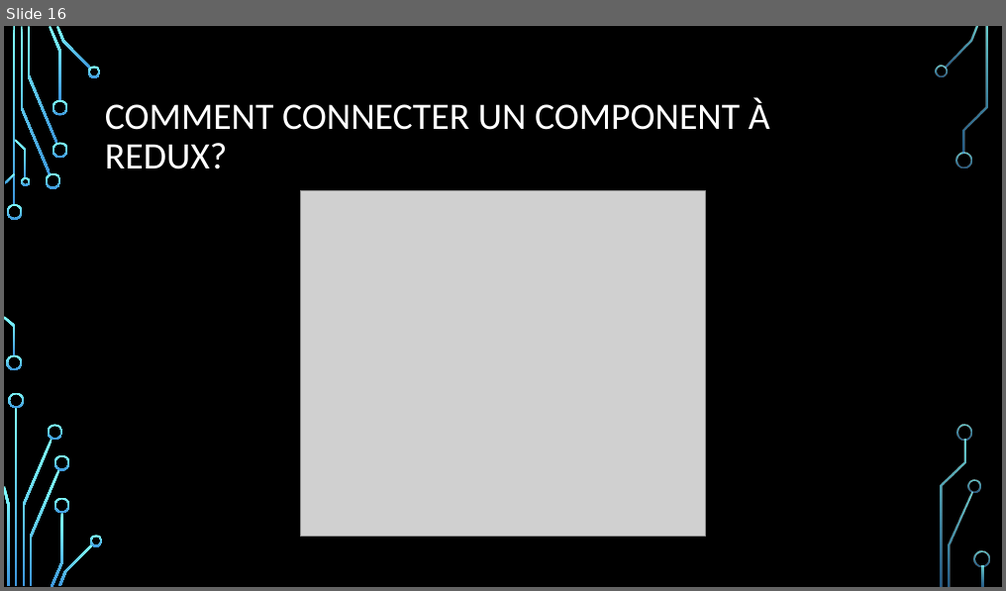
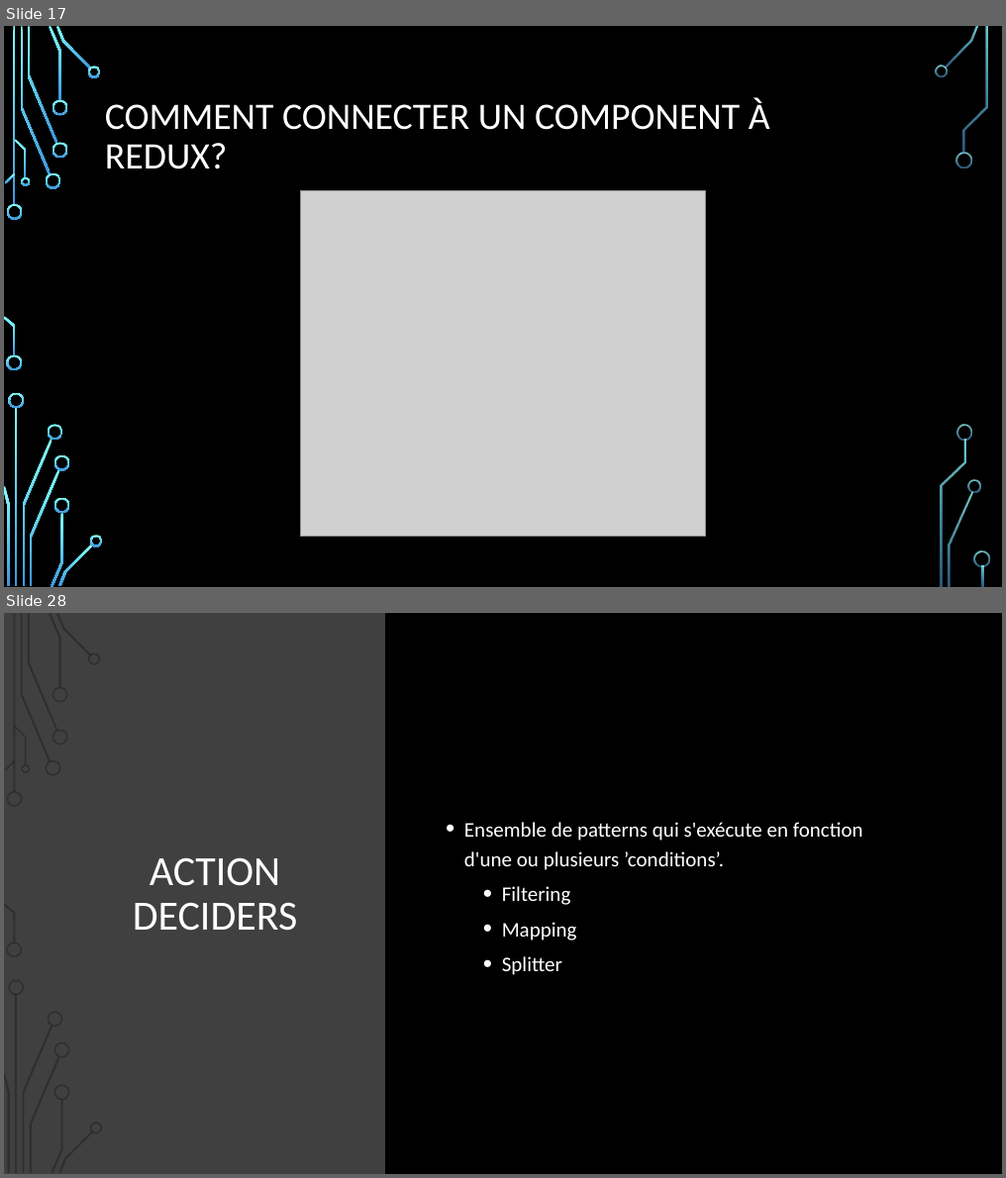
Before and after one commit to samuelgaudreau/formation-front-end-3, a slide deck: part-1/Redux+Patterns.pptx. Shown one above the other, each under a label of ours: slide 16 before the commit, slides 17 and 28 after it; the slides between them are not shown. The pictures are 1006x591 and 1006x1178 pixels, drawn with LibreOffice and Linux fonts; fonts in the diff are those of the drawing; grey boxes stand for pictures; background and template pictures are left out. Boxes give left, top, right and bottom in pixels: in the first picture for what was removed or moved away, otherwise in the second. Text is boxed around its words. In the diff, an @@ line names an element or a change of style, - is before the commit and + after.

```diff
--- a/part-1/Redux+Patterns.pptx
+++ b/part-1/Redux+Patterns.pptx
@@ slide 28 added at box(4, 613, 1002, 1174), background picture (left out); not listed: 17 template elements that a slide beside it also shows @@
@@ rectangle added at box(4, 613, 1002, 1174), fill #000000 @@
@@ rectangle added at box(4, 613, 385, 1174), fill #404040 @@
@@ text added at box(464, 822, 863, 975), 20 pt, text #FFFFFF @@
+• Ensemble de patterns qui s'exécute en fonction d'une ou plusieurs ’conditions’.
+  • Filtering
+  • Mapping
+  • Splitter
@@ title added at box(133, 858, 297, 931), 40 pt, text #FFFFFF @@
+ACTION DECIDERS
@@ group added at box(4, 613, 103, 1174): 24 freeform shapes, 2 rectangles @@
@@ what was slide 16 is now slide 17 @@
```
Also in this commit, not shown: 2 slides changed, 25 other slides added, 4 other files.
